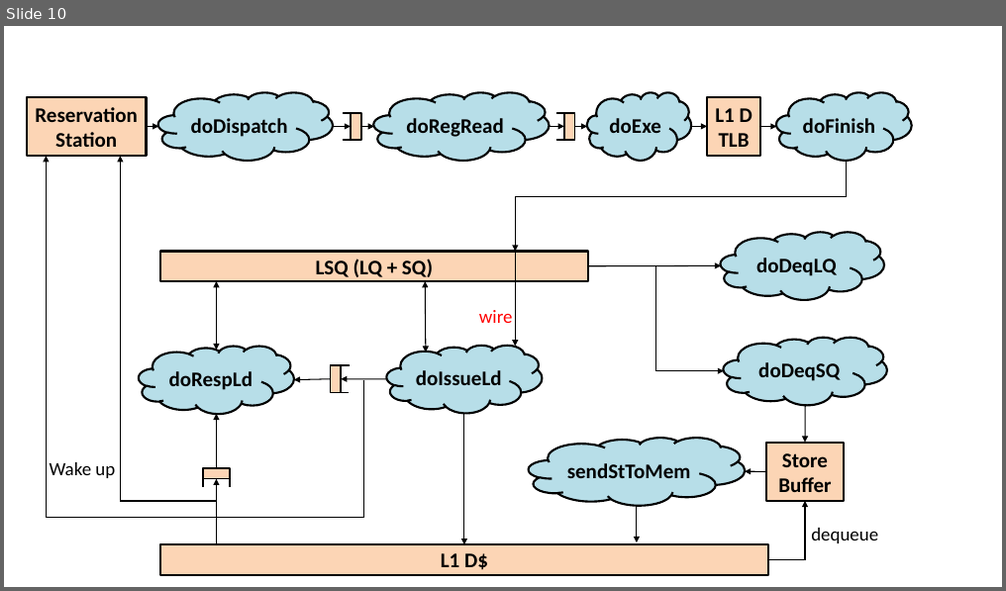
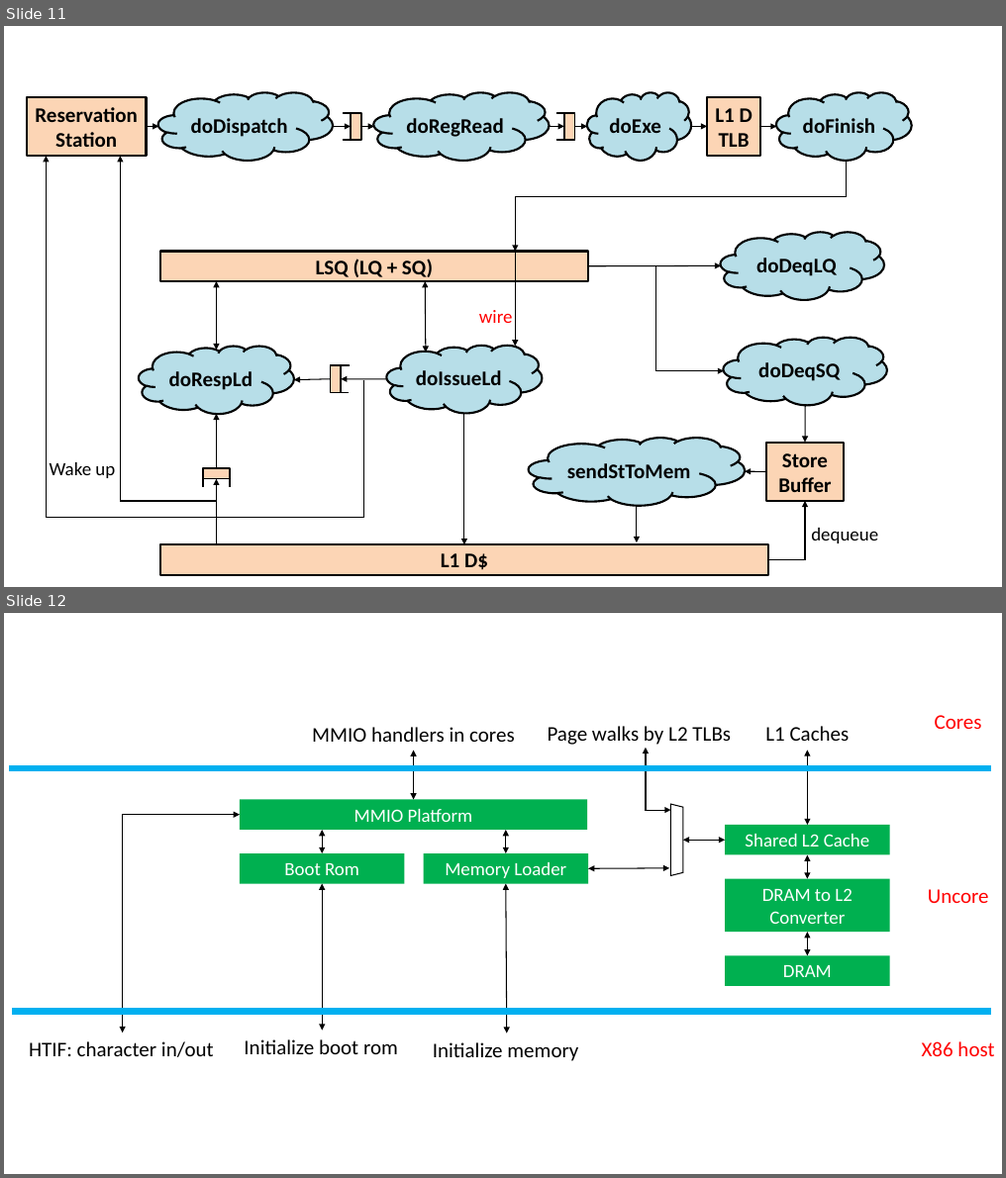
Before and after one commit to sizhuo-zhang/RiscyOO_design_doc, a slide deck: fig/fig.pptx. Shown one above the other, each under a label of ours: slide 10 before the commit, slides 11 and 12 after it. The pictures are 1006x591 and 1006x1178 pixels, drawn with LibreOffice and Linux fonts; fonts in the diff are those of the drawing. Boxes give left, top, right and bottom in pixels: in the first picture for what was removed or moved away, otherwise in the second. Text is boxed around its words. In the diff, an @@ line names an element or a change of style, - is before the commit and + after.

```diff
--- a/fig/fig.pptx
+++ b/fig/fig.pptx
@@ slide 12 added at [4,613,1002,1174], background #FFFFFF @@
@@ group added at [9,715,994,1061]: 10 double arrows, 9 texts, 6 rectangles, 2 lines, 1 trapezoid, 1 freeform shape, 1 elbow double arrow @@
+Shared L2 Cache
+DRAM to L2 Converter
+DRAM
+MMIO Platform
+Memory Loader
+Boot Rom
+Page walks by L2 TLBs
+L1 Caches
+MMIO handlers in cores
+HTIF: character in/out
+Initialize boot rom
+Initialize memory
+Uncore
+X86 host
+Cores
@@ what was slide 10 is now slide 11 @@
```
Also in this commit, not shown: 1 other slide added, 6 other files.
